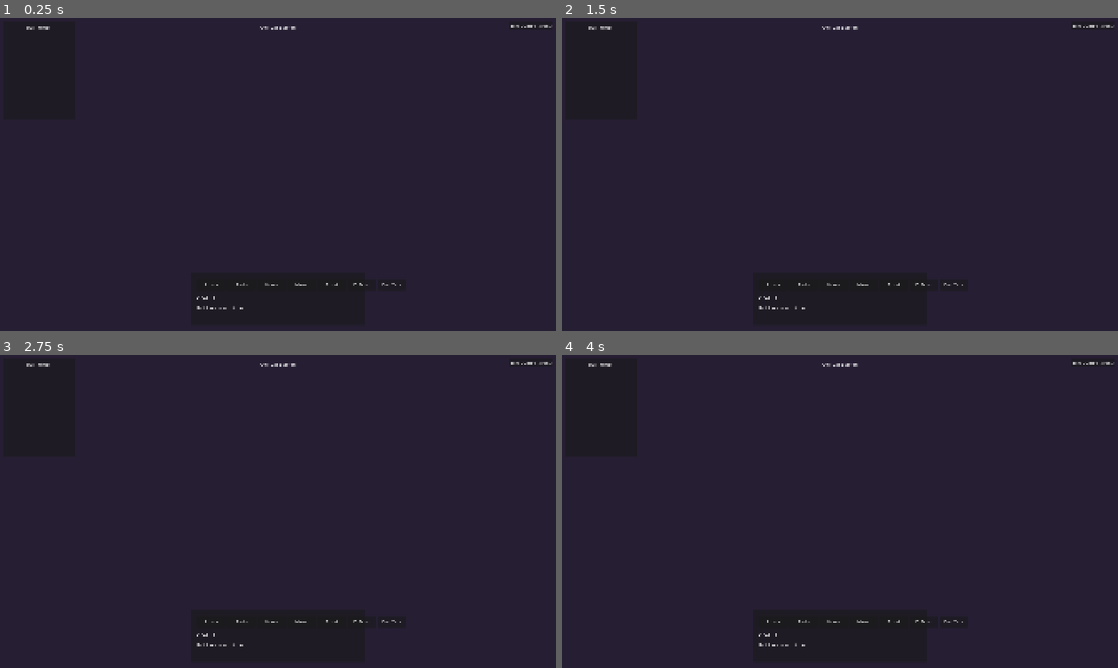
Above: before the commit, frames 1-4 (two rows, left to right).
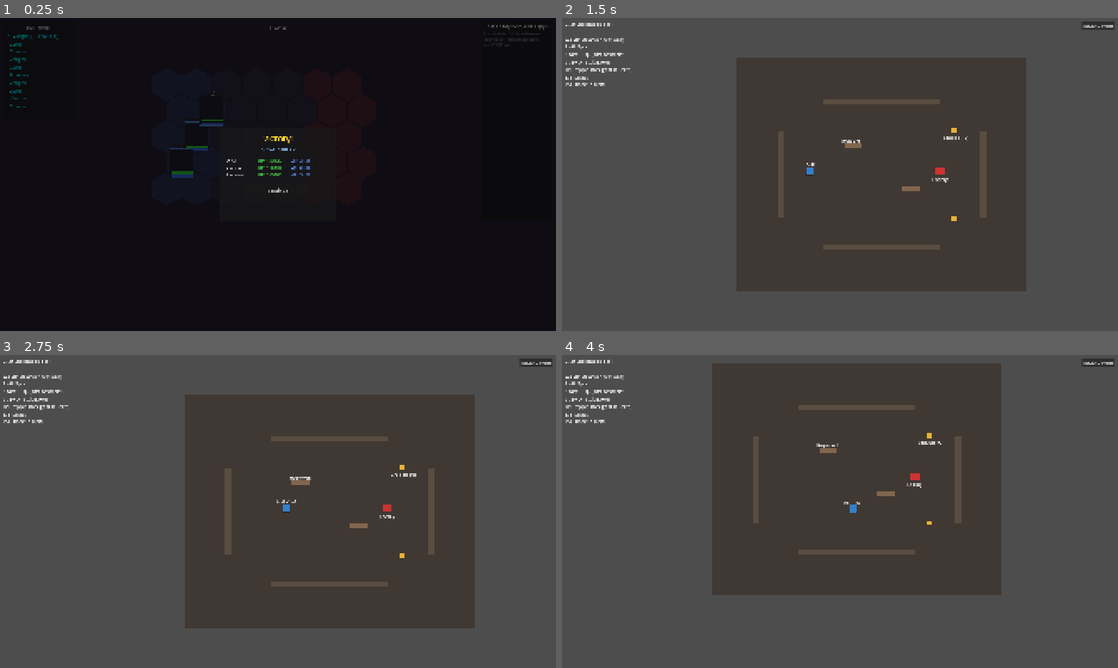
Above: after the commit, the same moments.

Repository: adbarc92/Disruption
Game: Godot game, scene res://scenes/combat/combat_arena.tscn
Two runs of this game, one before a commit and one after it. Both use one fixed random seed, a clock stepped at 60 frames per second and the inputs below. This scene is started directly instead of the project's main scene.
Inputs (mouse positions are in pixels of both pictures, inside the frame that each line leads up to):
- Up to frame 1 (0.25 s): no input
- Up to frame 2 (1.5 s): click (840, 190) at 0.5 s, where only the run after the commit has a clickable "Continue"; click (840, 193) at 1.25 s, where only the run after the commit has a clickable "Start Game"
- Up to frame 3 (2.75 s): tap Enter at 2 s; move the mouse to (400, 495) at 2.02 s; hold D (move_right) from 2.03 s (still down); tap Q (grapple) at 2.1 s; click (400, 495) at 2.17 s; tap Space (jump) at 2.27 s
- Up to frame 4 (4 s): move the mouse to (728, 527) at 2.77 s; release D (move_right) at 2.78 s; hold S (move_down) 2.78-3.53 s; tap E (interact) at 2.85 s; tap Space (jump) at 3.02 s; move the mouse to (895, 442) at 3.52 s; hold D (move_right) from 3.53 s (still down); tap Shift (roll) at 3.6 s

The runs differ from the first frame. In frame 1, 87% of the frame differs, in the area x 0-100%, y 0-100%; in frame 2, 100%; in frame 3, 100%; in frame 4, 100%.
Error before the commit: Parse Error: There is already a variable named "attacker_pos" declared in this scope. (res://scripts/presentation/combat/combat_manager.gd:1048)

Commit message:
fix(burst): remove duplicate tile bonus/DR code outside hit loop
The tile environment damage bonus, damage reduction, and status DR code
was duplicated both outside and inside the hit loop. The outside-loop copy
referenced an undeclared 'result' variable, causing a GDScript parse error
that prevented combat_manager.gd from loading entirely. Removed the
duplicate; the in-loop version correctly applies per-hit.

Diff:
--- a/godot/scripts/presentation/combat/combat_manager.gd
+++ b/godot/scripts/presentation/combat/combat_manager.gd
@@ -998,25 +998,6 @@
 		if hit_count > 1 and status_manager.has_status(user.get("id", ""), "combat_flow"):
 			var bonus_data = status_manager.get_status_data(user.get("id", ""), "combat_flow")
 			hit_count += bonus_data.get("multi_hit_bonus", 0)
-
-		# Apply tile environment damage bonus (attacker's Soil)
-		var attacker_pos = user.get("grid_position", Vector2i(0, 0))
-		var attacker_tile_bonuses = tile_env_manager.get_bonuses_for_unit(user.get("id", ""), attacker_pos)
-		if attacker_tile_bonuses.get("damage_mult", 0.0) > 0.0:
-			result.damage = int(ceil(result.damage * (1.0 + attacker_tile_bonuses["damage_mult"])))
-
-		# Apply tile environment damage reduction (defender's Soil)
-		var defender_pos = target.get("grid_position", Vector2i(0, 0))
-		var defender_tile_bonuses = tile_env_manager.get_bonuses_for_unit(target.get("id", ""), defender_pos)
-		if defender_tile_bonuses.get("damage_reduction", 0.0) > 0.0:
-			result.damage = int(floor(result.damage * (1.0 - defender_tile_bonuses["damage_reduction"])))
-
-		# Apply damage reduction from status effects
-		var reductions = status_manager.get_damage_reductions(target.get("id", ""))
-		if not reductions.is_empty():
-			result.damage = DamageCalculatorClass.apply_damage_reduction(
-				result.damage, result.damage_type, reductions
-			)
 
 		# Check for pitched_stance (double damage on next attack)
 		var stance_mult = 1.0
